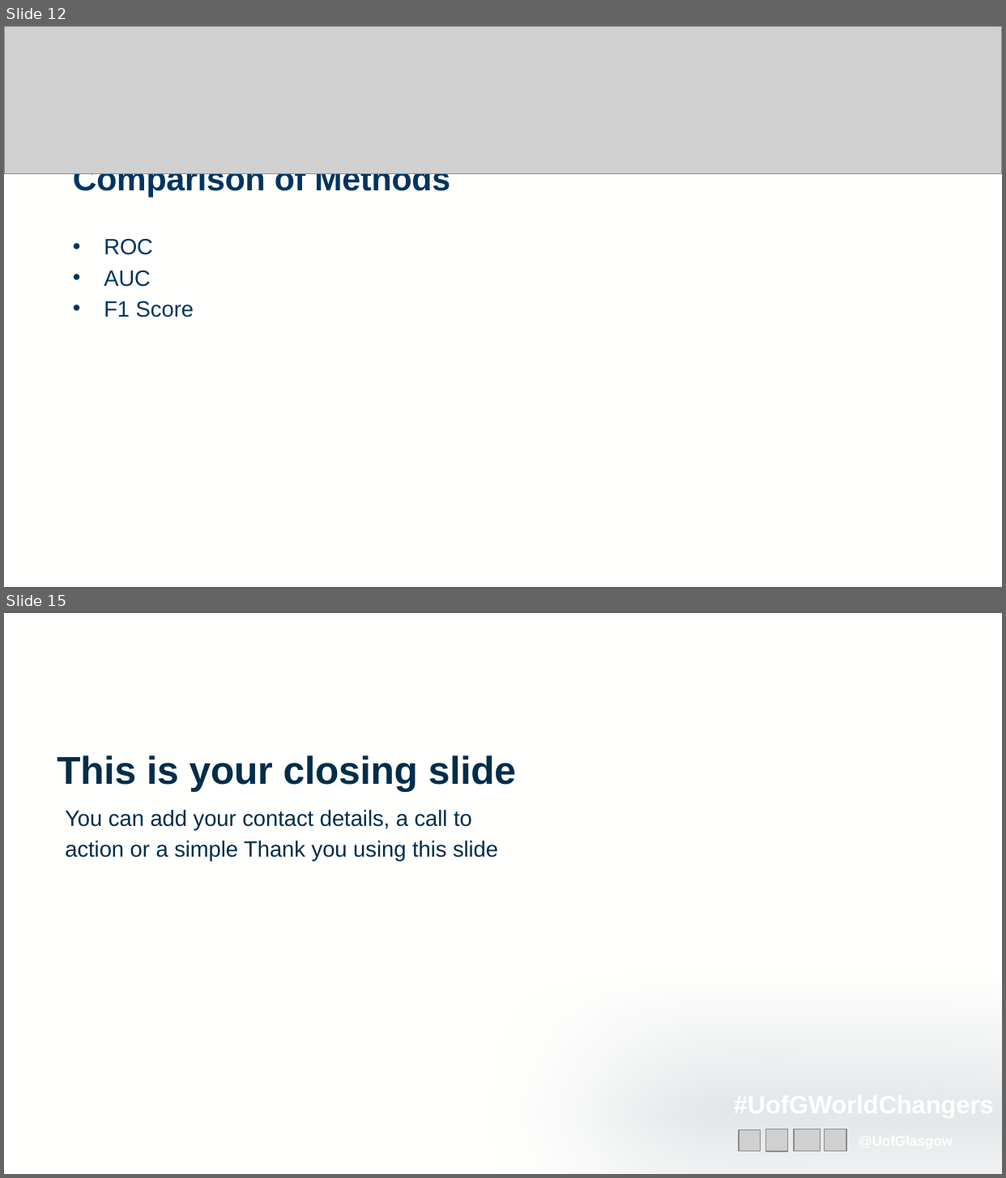
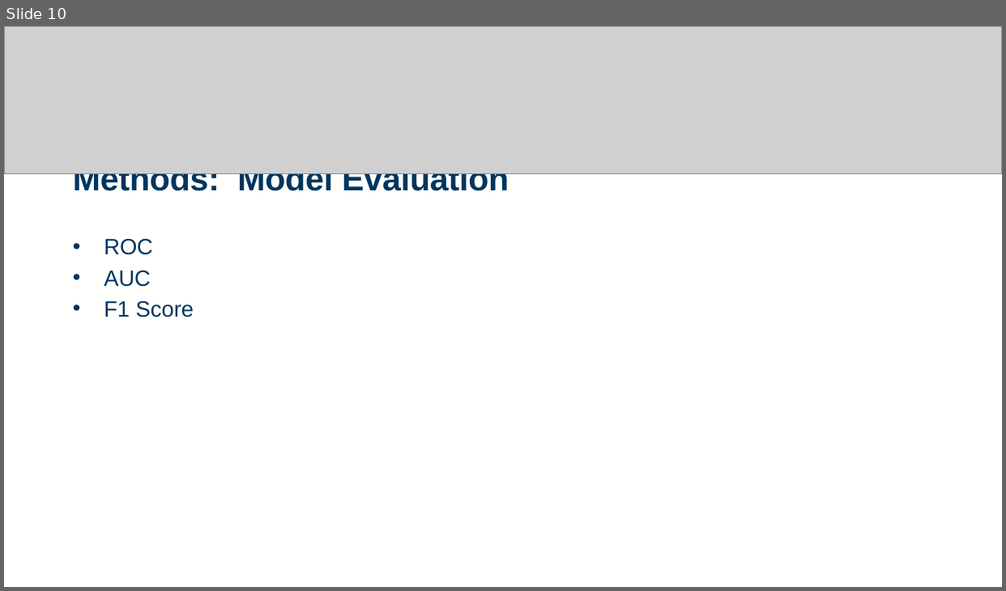
Before and after one commit to rtedwards/ARDS-classification, a slide deck: viva/viva_2416963E.pptx. Shown one above the other, each under a label of ours: slides 12 and 15 before the commit, slide 10 after it; the slides between them are not shown. The pictures are 1006x1178 and 1006x591 pixels, drawn with LibreOffice and Linux fonts; fonts in the diff are those of the drawing; grey boxes stand for pictures; background and template pictures are left out. Boxes give left, top, right and bottom in pixels: in the first picture for what was removed or moved away, otherwise in the second. Text is boxed around its words. In the diff, an @@ line names an element or a change of style, - is before the commit and + after.

```diff
--- a/viva/viva_2416963E.pptx
+++ b/viva/viva_2416963E.pptx
@@ slide 15 removed at box(4, 613, 1002, 1174), background picture (left out); not listed: 3 template elements that a slide beside it also shows @@
@@ title removed at box(57, 756, 516, 791) @@
-This is your closing slide
@@ text removed at box(65, 810, 498, 862) @@
-You can add your contact details, a call to
-action or a simple Thank you using this slide
@@ group removed at box(723, 1085, 1002, 1155): 4 pictures, 2 texts @@
-#UofGWorldChangers
-@UofGlasgow
@@ what was slide 12 is now slide 10 @@
@@ slide 10 changed as well @@
@@ title at box(73, 173, 509, 198): text changed @@
-Comparison of Methods
+Methods: Model Evaluation
```
Also in this commit, not shown: 6 other slides changed, 7 slides added, 6 other slides removed, 1 other file.
